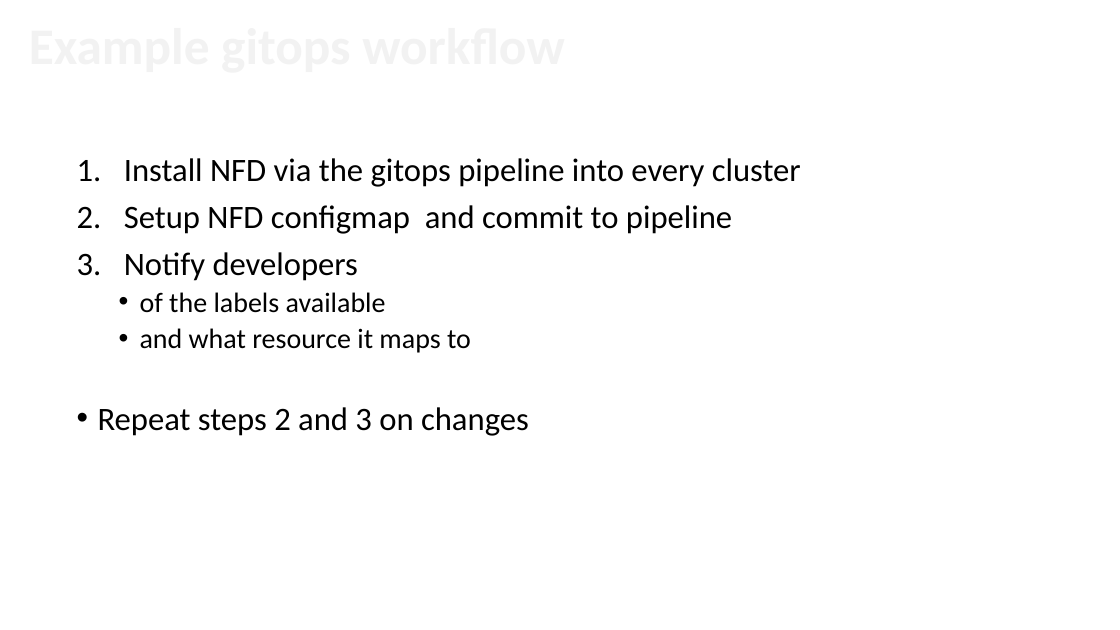
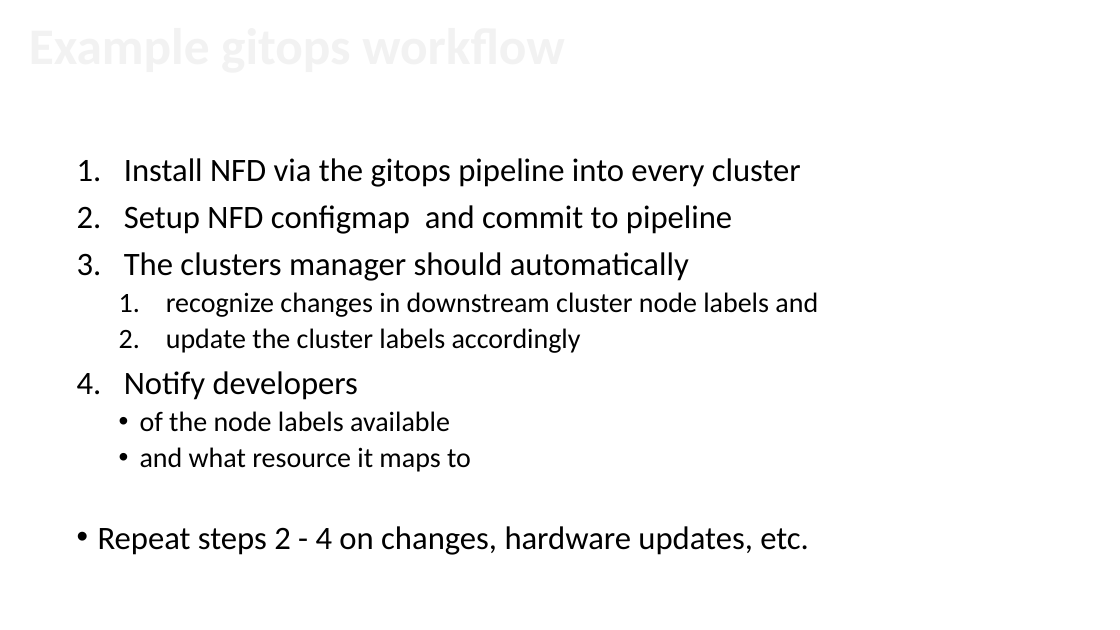
Before and after one commit to mak3r/nfd-demo, a slide deck: slide 23 of slides/Taming Unbounded Resources with NFD.pptx (slide 16 before the commit). Drawn at 1120x630 pixels with LibreOffice and Linux fonts; fonts in the diff are those of the drawing; background and template pictures are left out. Boxes give left, top, right and bottom in pixels: in the first picture for what was removed or moved away, otherwise in the second. Text is boxed around its words. In the diff, an @@ line names an element or a change of style, - is before the commit and + after.

```diff
--- a/slides/Taming Unbounded Resources with NFD.pptx
+++ b/slides/Taming Unbounded Resources with NFD.pptx
@@ text at [124, 252, 818, 353]: paragraphs added @@
+3. The clusters manager should automatically
+  1. recognize changes in downstream cluster node labels and
+  2. update the cluster labels accordingly
@@ text at [140, 411, 450, 432]: text changed @@
-  • of the labels available
+  • of the node labels available
@@ text at [98, 526, 809, 555]: text changed @@
-• Repeat steps 2 and 3 on changes
+• Repeat steps 2 - 4 on changes, hardware updates, etc.
```
Also in this commit, not shown: 15 other slides changed, 13 slides added, 1 slide removed, 8 other files.
